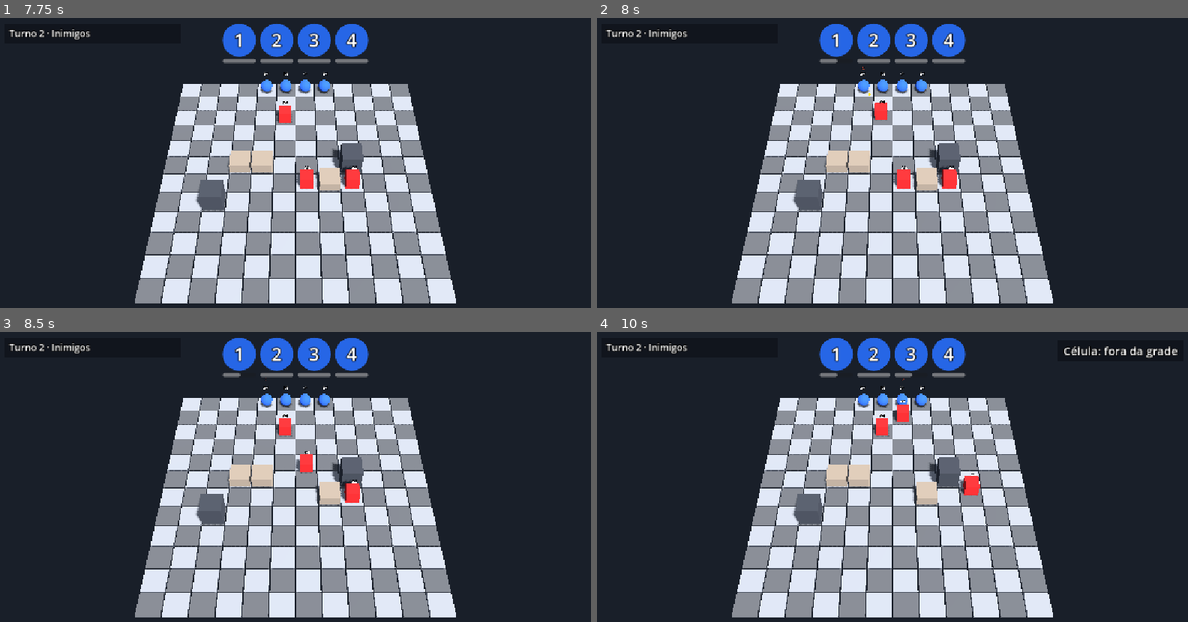
Above: before the commit, frames 1-4 (two rows, left to right).
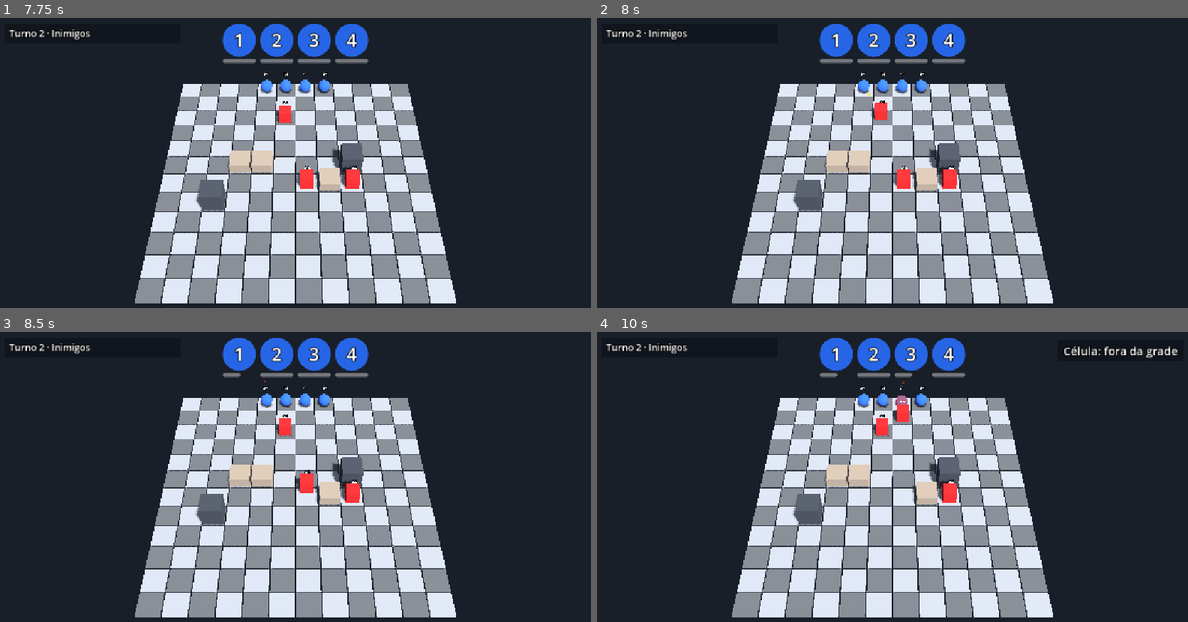
Above: after the commit, the same moments.

Repository: lcf-fernandes/codeName_Phantom1
Game: Godot game, scene res://scenes/tactical/maps/test_level.tscn
The game is run twice, just before and just after one commit, with the same random seed, the same clock (stepped at 60 frames per second) and the same inputs.
Inputs (mouse positions are in pixels of both pictures, inside the frame that each line leads up to):
- Up to frame 1 (7.75 s): tap Enter at 0.5, 1.35, 3.5, 6.5, 6.6 s; move the mouse to (425, 168) at 0.52 s; tap R at 0.6, 5.85 s; click (425, 168) at 0.67 s; move the mouse to (177, 203) at 1.27 s; click (177, 203) at 1.42 s; tap Space at 2, 5.75 s; move the mouse to (354, 110) at 2.02 s; tap Keypad Enter at 2.1, 7.35 s; click (354, 110) at 2.17 s; move the mouse to (265, 252) at 2.77 s; tap 1 at 2.85 s; click (265, 252) at 2.92 s; move the mouse to (472, 235) at 3.52 s; tap C at 3.6 s; click (472, 235) at 3.67 s; move the mouse to (118, 134) at 4.27 s; tap K at 4.35 s; click (118, 134) at 4.42 s; move the mouse to (325, 186) at 5.02 s; tap L at 5.1 s; click (325, 186) at 5.17 s; move the mouse to (206, 102) at 5.77 s; click (206, 102) at 5.92 s; move the mouse to (425, 168) at 6.52 s; click (425, 168) at 6.67 s; move the mouse to (177, 203) at 7.27 s; click (177, 203) at 7.42 s
- Up to frame 2 (8 s): no input
- Up to frame 3 (8.5 s): move the mouse to (354, 424) at 8.02 s; tap 1 at 8.1 s; click (354, 424) at 8.17 s
- Up to frame 4 (10 s): move the mouse to (862, 566) at 8.77 s; tap C at 8.85 s; click (862, 566) at 8.92 s; move the mouse to (1069, 549) at 9.52 s; tap K at 9.6 s; click (1069, 549) at 9.67 s

Frame 1 is identical in both runs. In frame 2, less than 0.1% of the frame differs, in the area x 40-46%, y 13-20%; in frame 3, 0.4%; in frame 4, 0.5%, in the area x 50-65%, y 16-59%.

Commit message:
Resolucao do ataque espera o impacto

Diff:
--- a/scripts/ai/enemy_ai.gd
+++ b/scripts/ai/enemy_ai.gd
@@ -66,7 +66,7 @@
 				enemy.cell.x, enemy.cell.y, path.size(), cover_label
 			])
 
-		_try_attack(enemy, target)
+		await _try_attack(enemy, target)
 
 		if i < enemies.size() - 1:
 			await get_tree().create_timer(delay_between_enemies).timeout
@@ -79,7 +79,7 @@
 	var can_attack: bool = enemy.action_points >= _attack_controller.attack_cost \
 			and is_instance_valid(target) and target.hp > 0 and distance <= enemy.attack_range
 	if can_attack:
-		_attack_controller.perform_attack(enemy, target)
+		await _attack_controller.perform_attack(enemy, target)
 	else:
 		print("IA: %s fora de alcance (distância %d)" % [enemy.unit_name, distance])
 
--- a/scripts/tactical/combat/attack_controller.gd
+++ b/scripts/tactical/combat/attack_controller.gd
@@ -228,11 +228,12 @@
 
 	# O modo termina ANTES do ataque; as células são redesenhadas pela reseleção logo abaixo.
 	cancel_attack_mode(false)
-	perform_attack(soldier, enemy)
+	await perform_attack(soldier, enemy)
 
 	# Como depois de um movimento: o marcador continua e o alcance é recalculado
 	# (com 0 PA os quadrados azuis somem); o HUD acompanha os PA sozinho.
-	_selection.select_unit(soldier)
+	if is_instance_valid(soldier):
+		_selection.select_unit(soldier)
 
 
 ## Resolve um ataque: calcula a chance, faz a rolagem (respeitando forced_roll), gasta os PA do
@@ -249,33 +250,53 @@
 	var hit_delay: float = attacker.lunge_out_time
 	if _combat_calc.get_distance(attacker.cell, defender.cell) >= min_projectile_distance:
 		hit_delay += _spawn_projectile(attacker, defender, hit)
-	if hit:
-		defender.play_hit_animation(hit_delay)
+
+	# O atacante fica "ocupado" (is_moving) até o impacto; quem bloqueia cliques e turnos lê isso.
+	attacker.spend_action(attack_cost)
+	# Nomes guardados antes da espera: as unidades podem deixar de existir até o impacto.
+	var attacker_name: String = attacker.unit_name
+	var defender_name: String = defender.unit_name
+	attacker.is_moving = true
+
+	# Espera o impacto: o avanço do atacante e, havendo projétil, o voo dele.
+	await get_tree().create_timer(hit_delay).timeout
+
+	# No impacto o alvo pode já não existir (ou ter morrido) nesse meio tempo.
+	if not is_instance_valid(defender) or defender.hp <= 0:
+		print("Ataque cancelado: alvo indisponível")
+		if is_instance_valid(attacker):
+			attacker.is_moving = false
+		return
 
 	# Guarda o que a morte pode apagar: a unidade só é liberada ao fim da animação de morte (alguns
 	# décimos de segundo depois), mas já sai do grupo "units" e perde o colisor de clique na hora.
-	var defender_name: String = defender.unit_name
 	var defender_cell: Vector2i = defender.cell
 	var defender_position: Vector3 = defender.global_position
 	var hp_before: int = defender.hp
 
-	attacker.spend_action(attack_cost)
 	if hit:
+		# A reação vem antes do dano: se o golpe matar, a animação de morte já a incorpora (chamar
+		# play_hit_animation depois do take_damage interromperia a morte e a unidade não seria liberada).
+		defender.play_hit_animation(0.0)
 		defender.take_damage(attack_damage)
 	var damage_dealt: int = hp_before - defender.hp
 
+	if hit:
+		_show_feedback(defender_position, "-%d" % damage_dealt, Color(1.0, 0.35, 0.25))
+	else:
+		_show_feedback(defender_position, "ERROU", Color(0.9, 0.9, 0.9))
+
 	print("Ataque: %s -> %s | chance %d%% | rolagem %d -> %s | dano %d | hp %d/%d" % [
-		attacker.unit_name, defender_name, chance, roll, "ACERTOU" if hit else "ERROU",
+		attacker_name, defender_name, chance, roll, "ACERTOU" if hit else "ERROU",
 		damage_dealt, defender.hp, defender.max_hp
 	])
 	# A unidade em si não imprime nada ao morrer (isso é feito pelo DebugTools nos atalhos de teste).
 	if defender.hp <= 0:
 		print("%s morreu em (%d, %d)" % [defender_name, defender_cell.x, defender_cell.y])
 
-	if hit:
-		_show_feedback(defender_position, "-%d" % damage_dealt, Color(1.0, 0.35, 0.25))
-	else:
-		_show_feedback(defender_position, "ERROU", Color(0.9, 0.9, 0.9))
+	# Fim do ataque: o atacante deixa de ficar "ocupado".
+	if is_instance_valid(attacker):
+		attacker.is_moving = false
 
 
 const PROJECTILE_MIN_TIME: float = 0.15
Not shown, changed: addons/godot_mcp/cache/undo/stack.json
